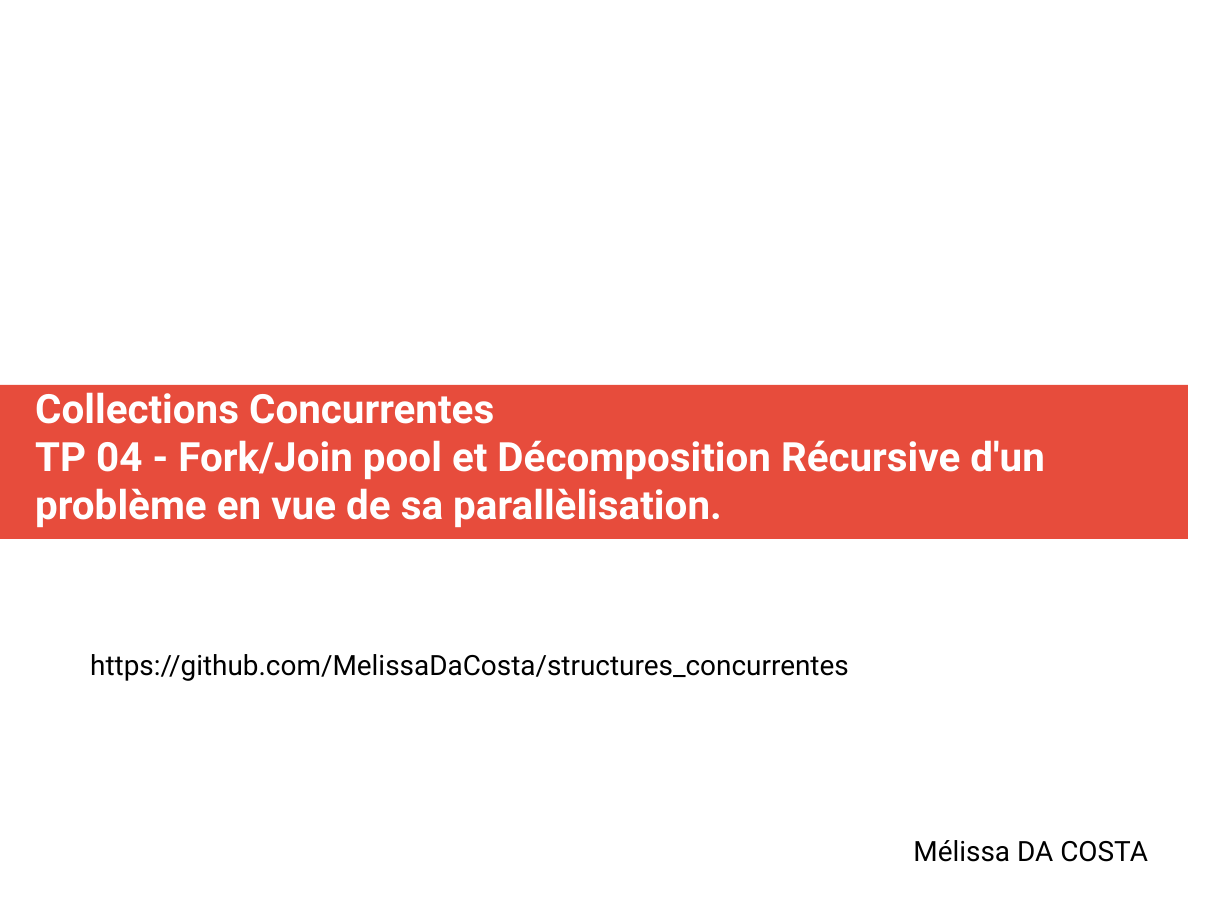
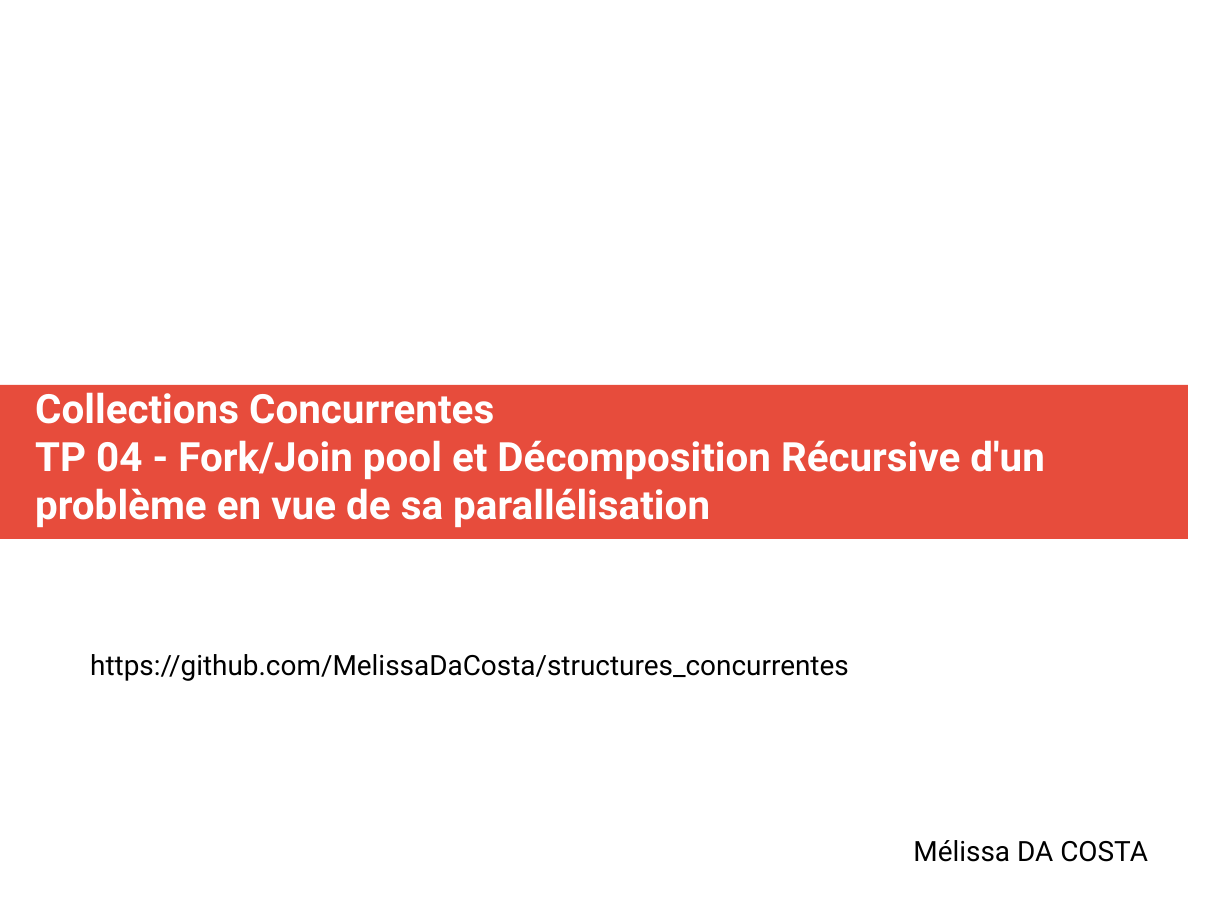
Before and after one commit to MelissaDaCosta/struct_conc, a slide deck: slide 1 of TP4/Mélissa_DA_COSTA_slides_TP04.odp. Drawn at 1232x924 pixels with LibreOffice and Linux fonts; fonts in the diff are those of the drawing. Boxes give left, top, right and bottom in pixels: in the first picture for what was removed or moved away, otherwise in the second. Text is boxed around its words. In the diff, an @@ line names an element or a change of style, - is before the commit and + after.

```diff
--- a/TP4/Mélissa_DA_COSTA_slides_TP04.odp
+++ b/TP4/Mélissa_DA_COSTA_slides_TP04.odp
@@ title at (x1=35, y1=392, x2=1044, y2=527): text changed @@
-Collections Concurrentes
-TP 04 - Fork/Join pool et Décomposition Récursive d'un problème en vue de sa parallèlisation.
+Collections Concurrentes
+TP 04 - Fork/Join pool et Décomposition Récursive d'un problème en vue de sa parallélisation
```
Also in this commit, not shown: 3 other slides changed, 39 other files.
